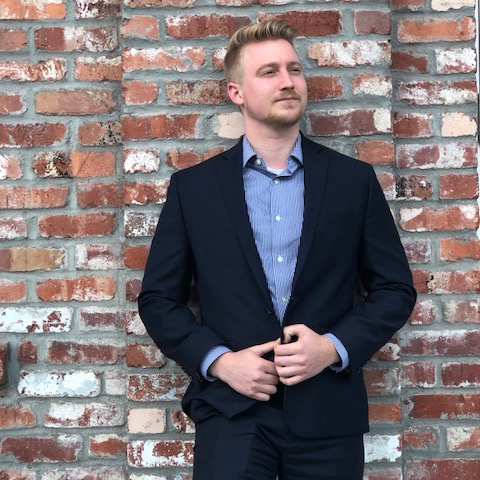
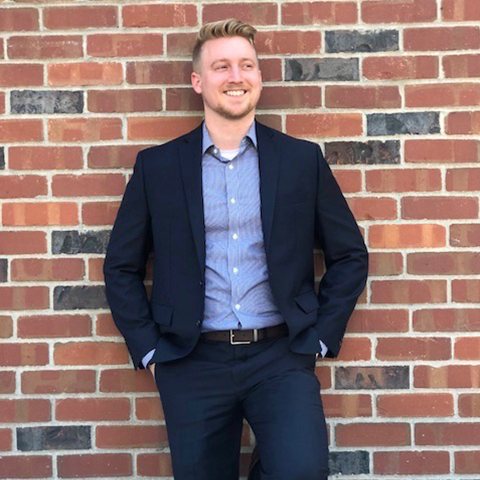
Layer changes from the first w=480, h=480 image to the second:
added layer "steve-1" above "Layer 0" over [0, 0, 480, 480]
